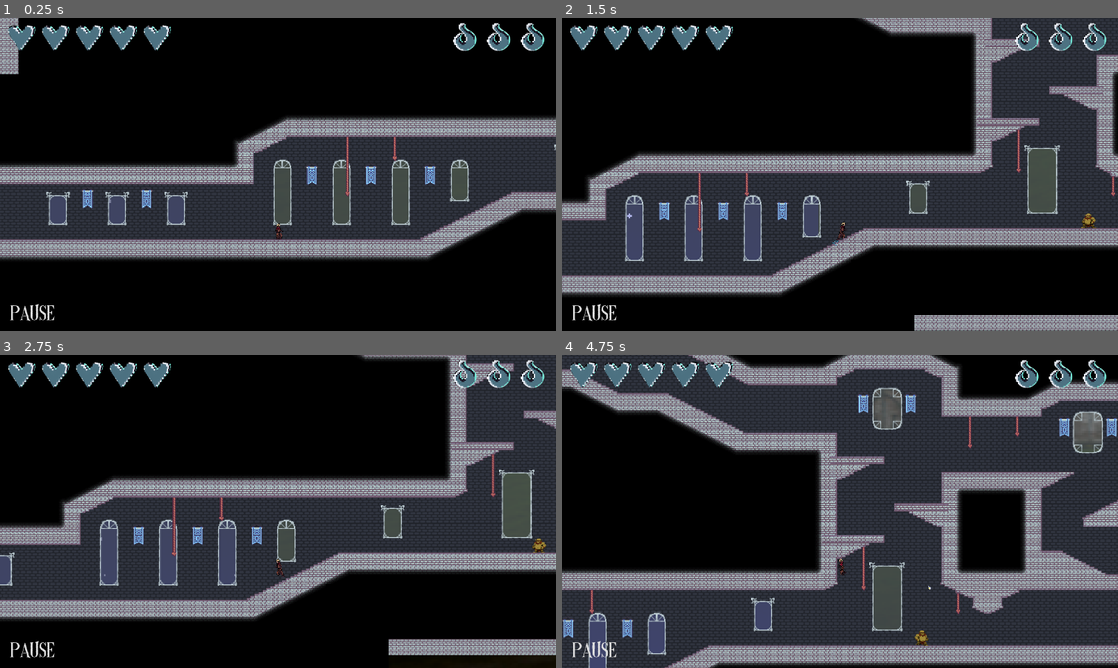
Above: before the commit, frames 1-4 (two rows, left to right).
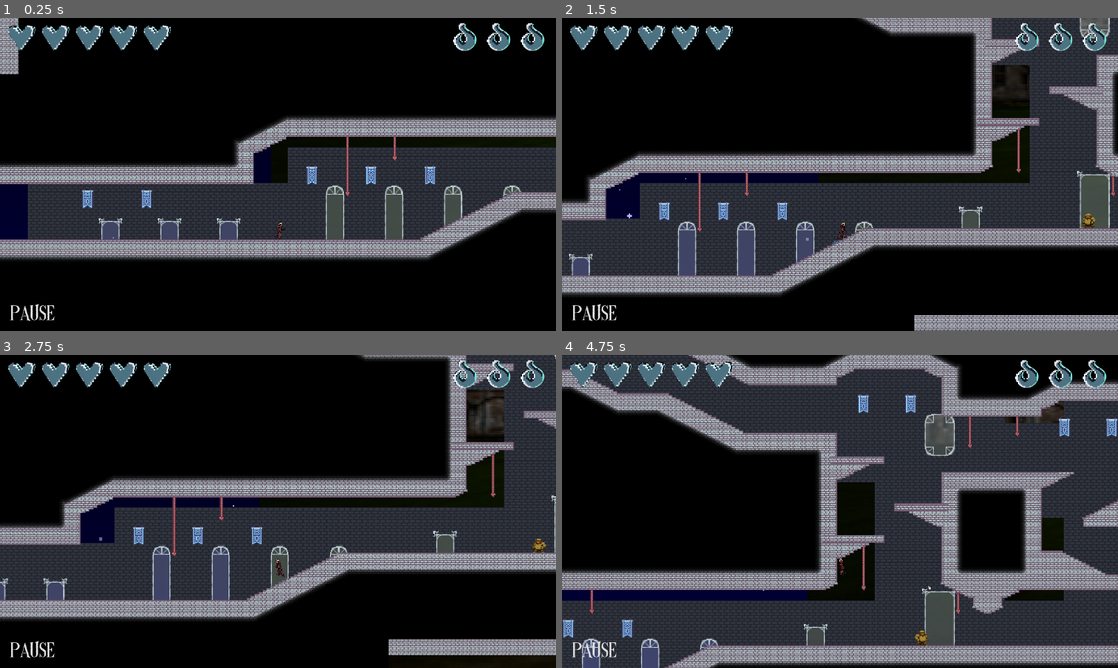
Above: after the commit, the same moments.

Repository: jnbaum/wraithlight
Game: Godot game, scene res://Levels/test_level.tscn
Same seed, same stepped clock (60 frames per second), same inputs: the game is played once before the commit and once after it. This scene is started directly instead of the project's main scene.
Inputs:
- Up to frame 1 (0.25 s): no input
- Up to frame 2 (1.5 s): tap Enter at 0.5 s; hold D (move_right) from 0.53 s (still down); tap E (melee) at 0.6 s; tap Space (jump) at 0.77 s; tap Q (shoot) at 1.35 s
- Up to frame 3 (2.75 s): tap Space (jump) at 1.52 s; release D (move_right) at 2.03 s; hold A (move_left) from 2.03 s (still down); tap E (melee) at 2.1 s
- Up to frame 4 (4.75 s): release A (move_left) at 2.78 s; hold D (move_right) 2.78-4.28 s; tap Q (shoot) at 2.85, 4.35 s; tap Space (jump) at 3.02, 3.77, 4.52 s; tap E (melee) at 3.6 s; hold A (move_left) from 4.28 s (still down)

The runs differ from the first frame. In frame 1, 6.8% of the frame differs, in the area x 0-100%, y 38-71%; in frame 2, 10%, in the area x 1-99%, y 0-83%; in frame 3, 8.9%; in frame 4, 9.5%.

Commit message:
commit after merge

Diff:
--- a/Levels/test_level.tscn
+++ b/Levels/test_level.tscn
@@ -16,5 +16,8 @@
 [node name="Point2" type="Marker2D" parent="EnemyBase3/PatrolPoints" index="1"]
 position = Vector2(153.333, 72)
 
-[node name="Player" parent="." index="9"]
+[node name="Background Layer" parent="." index="3"]
+position = Vector2(181.333, 89.6667)
+
+[node name="Player" parent="." index="10"]
 position = Vector2(515, -121)
--- a/Player/player.tscn
+++ b/Player/player.tscn
@@ -8,7 +8,7 @@
 [ext_resource type="Texture2D" uid="uid://cyxhc81awrk3d" path="res://Player/NewMainCharacter/Run/Run1.png" id="6_lfmf2"]
 [ext_resource type="Texture2D" uid="uid://b3fhc4gdywir1" path="res://Player/NewMainCharacter/Idle/Idle4.png" id="6_qemgg"]
 [ext_resource type="AudioStream" uid="uid://ca0eyo1iyl7mh" path="res://RunningShort.mp3" id="6_s2n5p"]
-[ext_resource type="Texture2D" uid="uid://bieixwiojndfk" path="res://Player/Lightning Mage/Attack_1.png" id="6_utbnx"]
+[ext_resource type="Texture2D" uid="uid://bieixwiojndfk" path="res://Player/NewMainCharacter/Attack1/Attack_1.png" id="6_utbnx"]
 [ext_resource type="Texture2D" uid="uid://s5vqi1fe3nms" path="res://Player/NewMainCharacter/Idle/Idle5.png" id="7_8viyr"]
 [ext_resource type="Texture2D" uid="uid://bq6xp4xq62dxg" path="res://Player/Lightning Mage/Light_ball.png" id="7_od3ui"]
 [ext_resource type="Texture2D" uid="uid://i8603tv4nyjk" path="res://Player/NewMainCharacter/Run/Run2.png" id="7_pisgm"]
@@ -292,7 +292,7 @@
 [node name="AnimatedSprite2D" type="AnimatedSprite2D" parent="."]
 position = Vector2(6, -35)
 sprite_frames = SubResource("SpriteFrames_lvyff")
-animation = &"Jump"
+animation = &"Run"
 
 [node name="CollisionShape2D" type="CollisionShape2D" parent="."]
 position = Vector2(4, -33.5)
--- a/Player/projectile/projectile.tscn
+++ b/Player/projectile/projectile.tscn
@@ -1,7 +1,7 @@
 [gd_scene load_steps=14 format=3 uid="uid://duw18guc72ypp"]
 
 [ext_resource type="Script" uid="uid://devuux1vbtwbj" path="res://Player/projectile/projectile.gd" id="1_f5acc"]
-[ext_resource type="Texture2D" uid="uid://gs74lyemxys2" path="res://Player/Lightning Mage/Charge.png" id="1_t8lxb"]
+[ext_resource type="Texture2D" uid="uid://gs74lyemxys2" path="res://Player/NewMainCharacter/Charge.png" id="1_t8lxb"]
 
 [sub_resource type="AtlasTexture" id="AtlasTexture_4gpoc"]
 atlas = ExtResource("1_t8lxb")
Not shown, added: Player/NewMainCharacter/Dead/Dead1.png.import
Not shown, added: Player/NewMainCharacter/Dead/Dead2.png.import
Not shown, added: Player/NewMainCharacter/Dead/Dead3.png.import
Not shown, added: Player/NewMainCharacter/Dead/Dead4.png.import
Not shown, added: Player/NewMainCharacter/Dead/Dead5.png.import
Not shown, added: Player/NewMainCharacter/Hurt/Hurt1.png.import
Not shown, added: Player/NewMainCharacter/Hurt/Hurt2.png.import
Not shown, added: Player/NewMainCharacter/Hurt/Hurt3.png.import
Not shown, added: Player/NewMainCharacter/LightBall/Light_ball1.png.import
Not shown, added: Player/NewMainCharacter/LightBall/Light_ball2.png.import
Not shown, added: Player/NewMainCharacter/LightBall/Light_ball3.png.import
Not shown, added: Player/NewMainCharacter/LightBall/Light_ball4.png.import
(and 4 more such lines)
